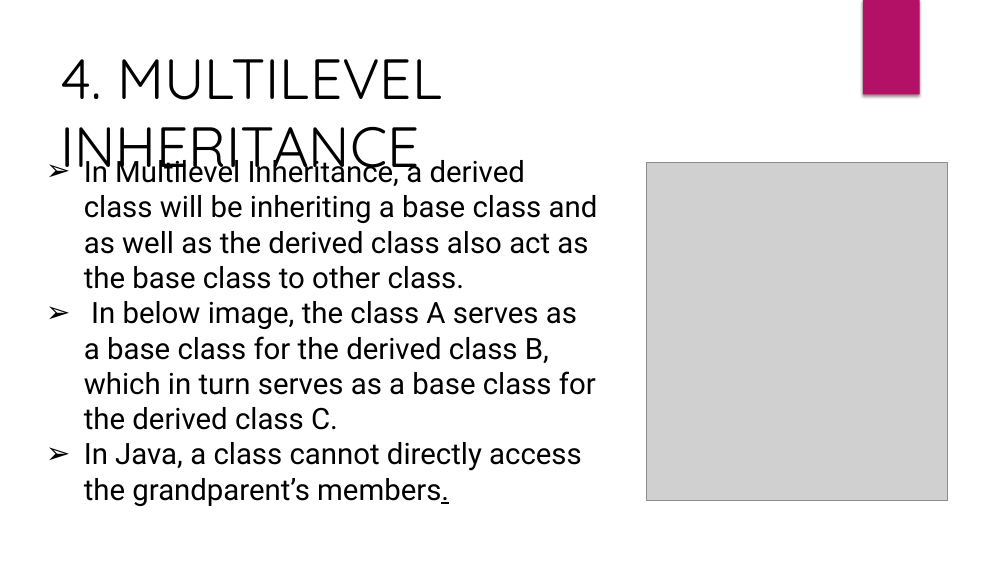
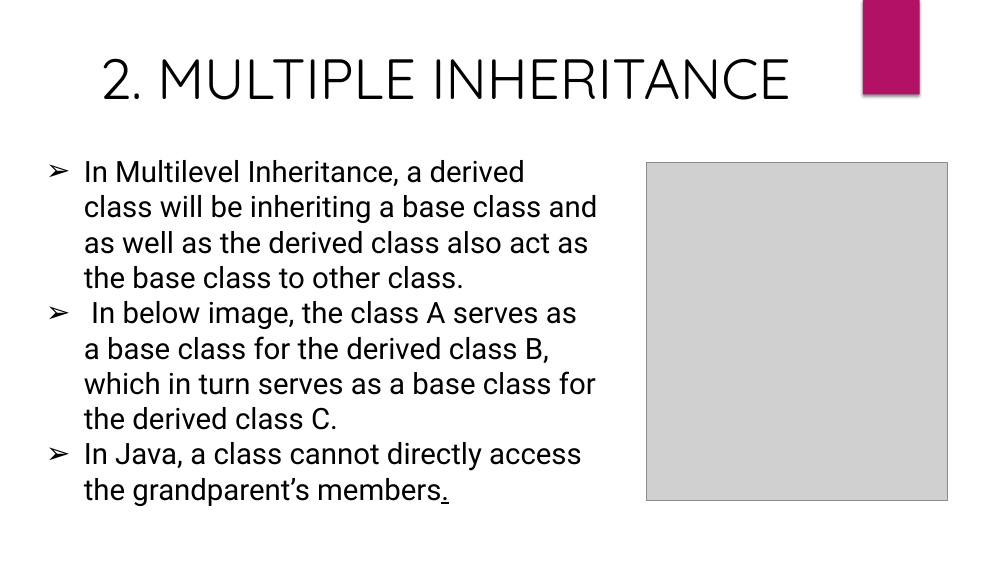
Before and after one commit to AshishVerma2711/Team, a slide deck: slide 6 of Inheritance.pptx (slide 9 before the commit). Drawn at 1008x567 pixels with LibreOffice and Linux fonts; fonts in the diff are those of the drawing; grey boxes stand for pictures. Boxes give left, top, right and bottom in pixels: in the first picture for what was removed or moved away, otherwise in the second. Text is boxed around its words. In the diff, an @@ line names an element or a change of style, - is before the commit and + after.

```diff
--- a/Inheritance.pptx
+++ b/Inheritance.pptx
@@ text at <box>99,58,790,100</box>: text changed @@
-4. MULTILEVEL INHERITANCE
+2. MULTIPLE INHERITANCE
```
Also in this commit, not shown: 1 other slide changed, 4 slides added, 5 slides removed.
